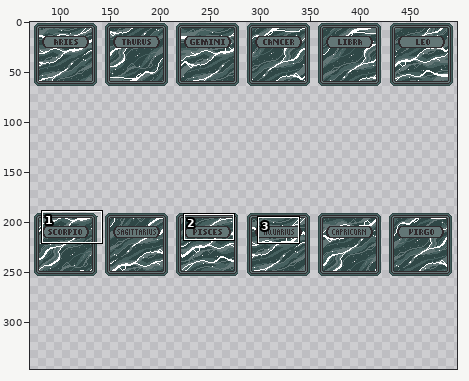
Sprite sheet, stored at assets/1x/astrological.png. The first picture is a wide view before the edit; the outline marks the close-up.
Close-up. The starting point:
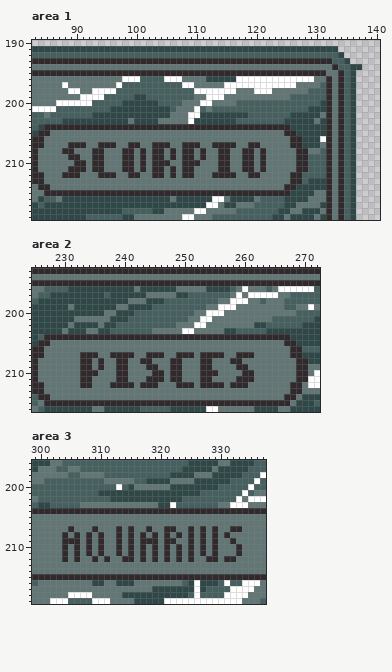
The file is 497x379 pixels. Shown: area 1: x 83..140, y 190..219; area 2: x 225..272, y 193..216; area 3: x 299..337, y 196..219. The old version is drawn lined up with the new one. The wide view leaves out empty margins. The commit also changed other parts of the picture, which this record leaves out.
The result:
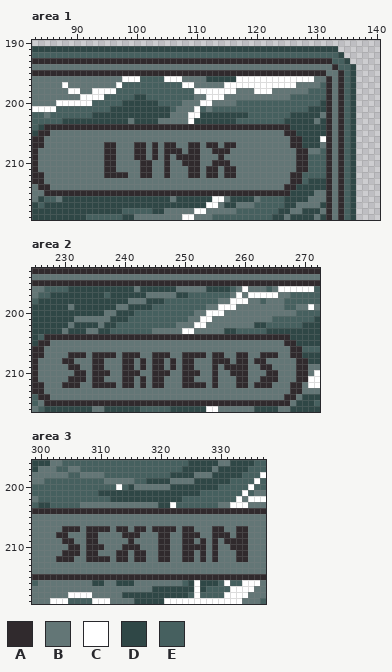
Palette (. is transparent): A #302a2d  B #637676  C #ffffff  D #2f4746  E #46605f
Edits made:
canvas 497x379 -> 497x380; drawings rearranged on the sheet (the old picture shows each at its new place; 13 dropped ones are not shown)
Area 1:
y 194: x 137 D -> .
y 207: x 89..91 AAA -> BBB; x 94 A -> B; x 99 A -> B; x 101 B -> A; x 104 A -> B; x 106 B -> A; x 108 A -> B; x 112 B -> A; x 114 A -> B; x 119..120 AA -> BB
y 208: x 88..89 AA -> BB; x 93..96 AABB -> BBAA; x 98..100 AAB -> BBA; x 104..105 AB -> BA; x 107..108 BA -> AB; x 110..111 BA -> AB; x 113 B -> A; x 118..119 AA -> BB; x 121 A -> B
y 209: x 89..90 AA -> BB; x 93..96 AABB -> BBAA; x 98..100 AAB -> BBA; x 104..107 ABAB -> BABA; x 110..111 BA -> AB; x 115 A -> B; x 118..119 AA -> BB; x 121 A -> B
y 210: x 90..91 AA -> BB; x 93..96 AABB -> BBAA; x 98..99 AA -> BB; x 102..104 BAA -> ABB; x 113 B -> A; x 118..119 AA -> BB; x 121 A -> B
y 211: x 89..91 AAA -> BBB; x 93..96 AABB -> BBAA; x 98..99 AA -> BB; x 102..106 BAABA -> ABBAB; x 108 A -> B; x 110 B -> A; x 112..114 BBA -> AAB; x 116 B -> A; x 118..119 AA -> BB; x 121 A -> B
y 212: x 88..90 AAA -> BBB; x 94 A -> B; x 97..106 BBAABBAABA -> AABBAABBAB; x 108 A -> B; x 110 B -> A; x 112 B -> A; x 114 A -> B; x 119..120 AA -> BB
Area 2:
y 207: x 231..232 BB -> AA; x 234 A -> B; x 236..237 BB -> AA; x 239 A -> B; x 242 B -> A; x 244 A -> B; x 247 B -> A; x 249 A -> B; x 252 B -> A; x 254 A -> B; x 261 A -> B; x 263..265 BBB -> AAA
y 208: x 230..231 BB -> AA; x 233..235 AAB -> BBA; x 239 A -> B; x 241 B -> A; x 244..246 ABB -> BAA; x 249..251 ABB -> BAA; x 253..258 AABBBA -> BBAAAB; x 260 B -> A; x 262..263 BB -> AA
y 209: x 231..235 BBAAB -> AABBA; x 239 A -> B; x 241 B -> A; x 243..244 BA -> AB; x 246 B -> A; x 249..251 ABB -> BAA; x 253..255 AAB -> BBA; x 257..258 BB -> AA; x 263..264 BB -> AA
y 210: x 232 B -> A; x 234 A -> B; x 236..237 BB -> AA; x 239 A -> B; x 241..242 BB -> AA; x 247..254 BAABBBAA -> ABBAAABB; x 258..259 BB -> AA; x 261 A -> B; x 264..265 BB -> AA
y 211: x 231..232 BB -> AA; x 234..236 ABB -> BAA; x 239 A -> B; x 241 B -> A; x 243..244 BA -> AB; x 248..251 AABB -> BBAA; x 253..255 AAB -> BBA; x 261 A -> B; x 263..265 BBB -> AAA
y 212: x 230..237 BBBAABBB -> AAABBAAA; x 239 A -> B; x 244 A -> B; x 246 B -> A; x 249 A -> B; x 252 B -> A; x 254 A -> B; x 256 A -> B; x 258 A -> B; x 262..264 BBB -> AAA
Area 3:
y 207: x 304 B -> A; x 306 B -> A; x 308 B -> A; x 310..311 BB -> AA; x 314..320 BABBABB -> ABAABAA; x 324 B -> A; x 327 A -> B; x 330 B -> A; x 332 A -> B; x 334 B -> A
y 208: x 303 B -> A; x 306 A -> B; x 309..310 BA -> AB; x 313..314 AB -> BA; x 316..317 BA -> AB; x 319..320 AB -> BA; x 323..324 AB -> BA; x 326..327 BA -> AB; x 330 B -> A; x 333..334 BB -> AA
y 209: x 306 A -> B; x 309..310 BA -> AB; x 313 A -> B; x 317..320 AAAB -> BBBA; x 322 A -> B; x 324 B -> A; x 331 B -> A; x 333..334 BB -> AA
y 210: x 304..305 AB -> BA; x 309 B -> A; x 313..314 AB -> BA; x 316..317 BA -> AB; x 319..320 AB -> BA; x 323..324 AB -> BA; x 326 B -> A; x 332 B -> A; x 334 B -> A
y 211: x 305 B -> A; x 309..310 BA -> AB; x 314..316 BAB -> ABA; x 319..320 AB -> BA; x 323..324 AB -> BA; x 334 B -> A
y 212: x 303 B -> A; x 305..306 BA -> AB; x 308 B -> A; x 310 B -> A; x 313 B -> A; x 315..316 AB -> BA; x 319..320 AB -> BA; x 323..324 AB -> BA; x 327..328 BA -> AB; x 331..334 AABB -> BBAA
